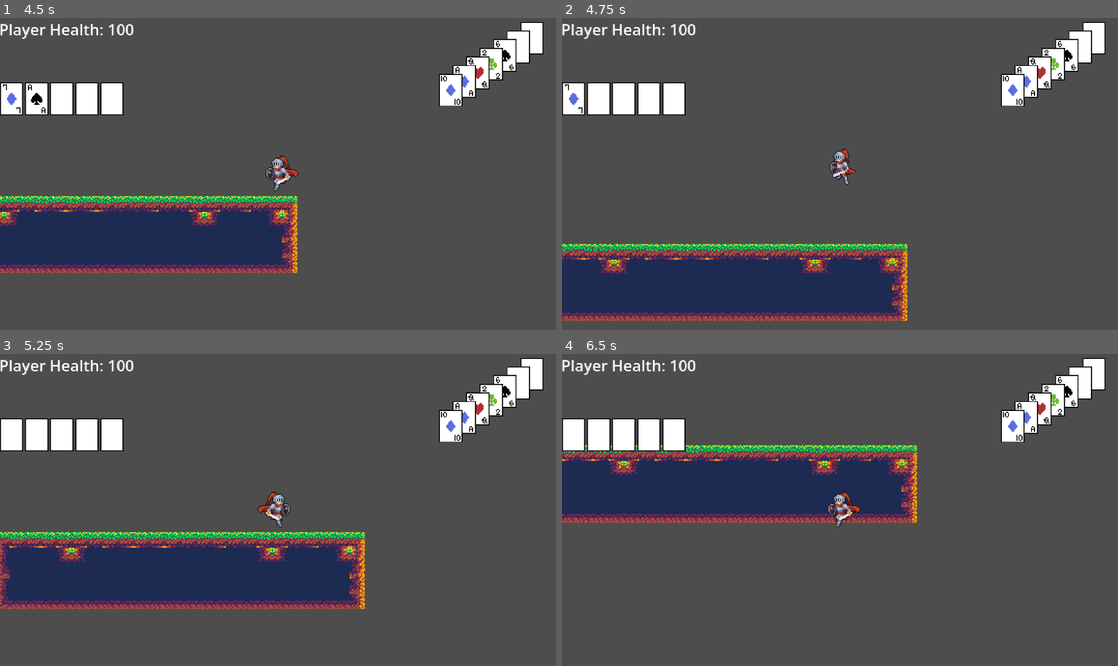
Above: before the commit, frames 1-4 (two rows, left to right).
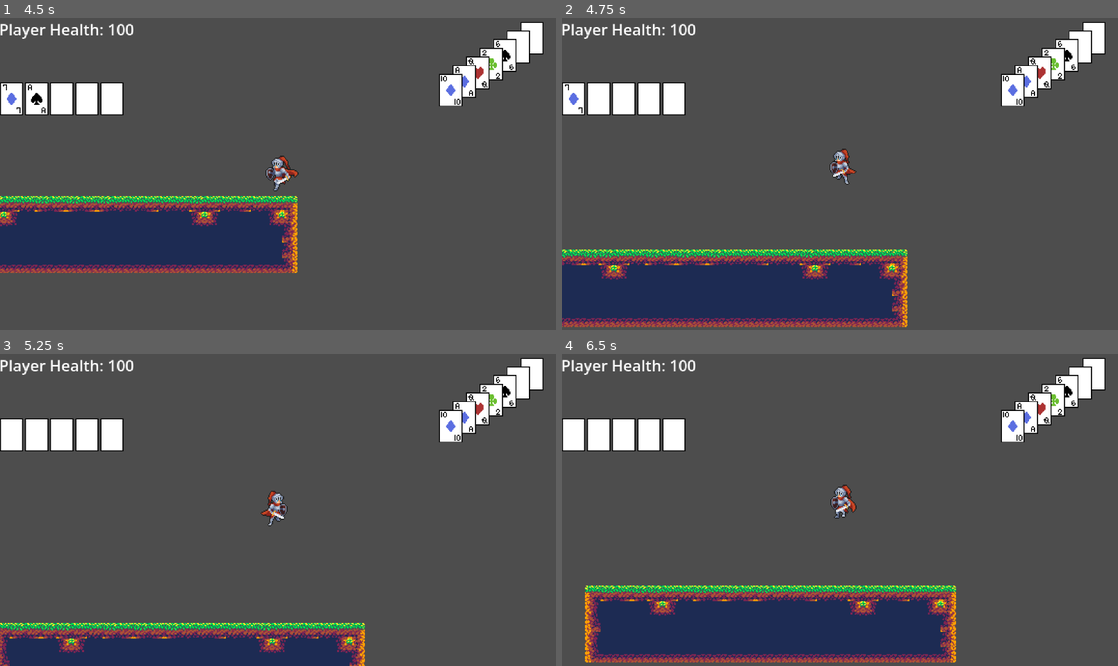
Above: after the commit, the same moments.

Repository: kli007/Bluff-All-In
Game: Godot game, scene res://main.tscn
Same seed, same stepped clock (60 frames per second), same inputs: the game is played once before the commit and once after it.
Inputs (mouse positions are in pixels of both pictures, inside the frame that each line leads up to):
- Up to frame 1 (4.5 s): tap Enter (Showdown) at 0.5 s; move the mouse to (400, 158) at 0.52 s; hold D (Move_Right) 0.53-2.03 s; tap , (Attack) at 0.6, 3.8, 4.35 s; tap Space (Move_Jump) at 0.77, 1.52, 3.02, 3.77 s; tap Shift (Burn) at 0.8, 1.35 s; move the mouse to (166, 189) at 1.27 s; tap Delete (Delete) at 1.55, 2.1 s; move the mouse to (333, 105) at 2.02 s; press the mouse at (333, 105) at 2.03 s; hold A (Move_Left) 2.03-2.78 s; move the mouse to (250, 236) at 2.77 s; release the mouse at (250, 236) at 2.78 s; hold D (Move_Right) 2.78-4.28 s; click (250, 236) at 2.85 s; tap . (Trick) at 3.05, 3.6 s; move the mouse to (444, 220) at 3.52 s; move the mouse to (111, 127) at 4.27 s; hold A (Move_Left) from 4.28 s (still down)
- Up to frame 2 (4.75 s): keep holding A (Move_Left); tap Space (Move_Jump) at 4.52 s; tap Shift (Burn) at 4.55 s
- Up to frame 3 (5.25 s): move the mouse to (305, 510) at 5.02 s; release A (Move_Left) at 5.03 s; hold D (Move_Right) from 5.03 s (still down); tap Shift (Burn) at 5.1 s
- Up to frame 4 (6.5 s): tap Delete (Delete) at 5.3, 5.85 s; move the mouse to (756, 432) at 5.77 s; release D (Move_Right) at 5.78 s; hold A (Move_Left) from 5.78 s (still down); tap Space (Move_Jump) at 6.02 s; click (756, 432) at 6.05 s

Frame 1 is identical in both runs. In frame 2, 7.0% of the frame differs, in the area x 0-63%, y 72-100%; in frame 3, 25%; in frame 4, 32%, in the area x 0-71%, y 29-99%.

Commit message:
complete all burn actions
heal burn and jump burn complete, also created a minor buffer, will change later

Diff:
--- a/Area/killzone.gd
+++ b/Area/killzone.gd
@@ -1,6 +1,4 @@
 extends Area2D
-
-
 
 func _on_body_entered(body: Node2D) -> void:
 	if body.name == "Player":
--- a/Player/player.gd
+++ b/Player/player.gd
@@ -6,6 +6,8 @@
 
 @onready var animNode: Node = $AnimationPlayer
 @onready var deckNode: Node = $DeckManager
+@onready var health: Node = $Health
+@onready var burnTime: Node = $BurnTimer
 
 @onready var pendNodes: Array = get_node('/root/Main/HUD/PendCardsControl/PendCards').get_children()
 @onready var playedNodes: Array = get_node('/root/Main/HUD/UserUIControl/PlayedCards').get_children()
@@ -16,6 +18,8 @@
 var direction: float
 var lastDirection: float
 var isBurnDashing: bool = false
+
+var isActioning: bool = false
 
 const MAX_PLAYED_CARDS: int = 5
 const MAX_PEND_CARDS: int = 7
@@ -30,6 +34,8 @@
 
 func _physics_process(delta: float) -> void:
 	# Add the gravity.
+
+	isActioning = false
 	if not is_on_floor():
 		velocity += get_gravity() * delta
 
@@ -111,28 +117,39 @@
 		deckNode.deleteDeck()
 
 	if CardData.checkSpace(playedNodes) and CardData.checkSpace(pendNodes) < MAX_PEND_CARDS:
-		if Input.is_action_just_pressed("Attack") and is_on_floor():
+		if Input.is_action_just_pressed("Attack") and is_on_floor() and not isActioning:
 			setPlayedCard()
 			attack = true
 			animNode.play("Attack_1")
-		if Input.is_action_just_pressed("Trick"):
+			isActioning = true
+		if Input.is_action_just_pressed("Trick") and not isActioning:
 			trickCards()
+			isActioning = true
 
 	if CardData.checkSpace(playedNodes) <= HEAL_BURN_MINIMUM:
-		if Input.is_action_just_pressed("Burn") and Input.is_action_just_pressed("Temp"):
+		if Input.is_action_just_pressed("Burn") and Input.is_action_pressed("Temp") and not isActioning:
+			health.changeHealth(30.0)
 			burnCards('heal')
+			isActioning = true
 
 	if CardData.checkSpace(playedNodes) < MAX_PLAYED_CARDS:
-		if Input.is_action_just_pressed("Burn") and not is_on_floor():
+		if Input.is_action_just_pressed("Burn") and not is_on_floor() and not isActioning:
+			velocity.y = jump_velocity
 			burnCards('jump')
-		elif Input.is_action_just_pressed("Burn"):
+			isActioning = true
+		elif Input.is_action_just_pressed("Burn") and not isActioning:
 			isBurnDashing = true
 			burnCards('dash')
-			$BurnTimer.start()
+			burnTime.start()
+			isActioning = true
 
 	if CardData.checkSpace(playedNodes) < MAX_PLAYED_CARDS:
-		if Input.is_action_just_pressed("Showdown"):
+		if Input.is_action_just_pressed("Showdown") and not isActioning:
 			showdownPlayedCards()
+			isActioning = true
+
+	if Input.is_action_pressed("DeleteHealthDebug"):
+		health.changeHealth(-1.0)
 
 
 func _on_burn_timer_timeout() -> void:
--- a/main.tscn
+++ b/main.tscn
@@ -52,3 +52,5 @@
 
 [node name="PendCards" parent="HUD/PendCardsControl" unique_id=1641465469 instance=ExtResource("3_h2yge")]
 position = Vector2(282, 41)
+
+[node name="ProjectileManager" type="Node" parent="." unique_id=621505026]
--- a/project.godot
+++ b/project.godot
@@ -78,6 +78,11 @@
 "events": [Object(InputEventKey,"resource_local_to_scene":false,"resource_name":"","device":-1,"window_id":0,"alt_press …(195 unchanged characters)…
 ]
 }
+DeleteHealthDebug={
+"deadzone": 0.2,
+"events": [Object(InputEventKey,"resource_local_to_scene":false,"resource_name":"","device":-1,"window_id":0,"alt_pressed":false,"shift_pressed":false,"ctrl_pressed":true,"meta_pressed":false,"pressed":false,"keycode":0,"physical_keycode":68,"key_label":0,"unicode":0,"location":0,"echo":false,"script":null)
+]
+}
 
 [physics]
 
